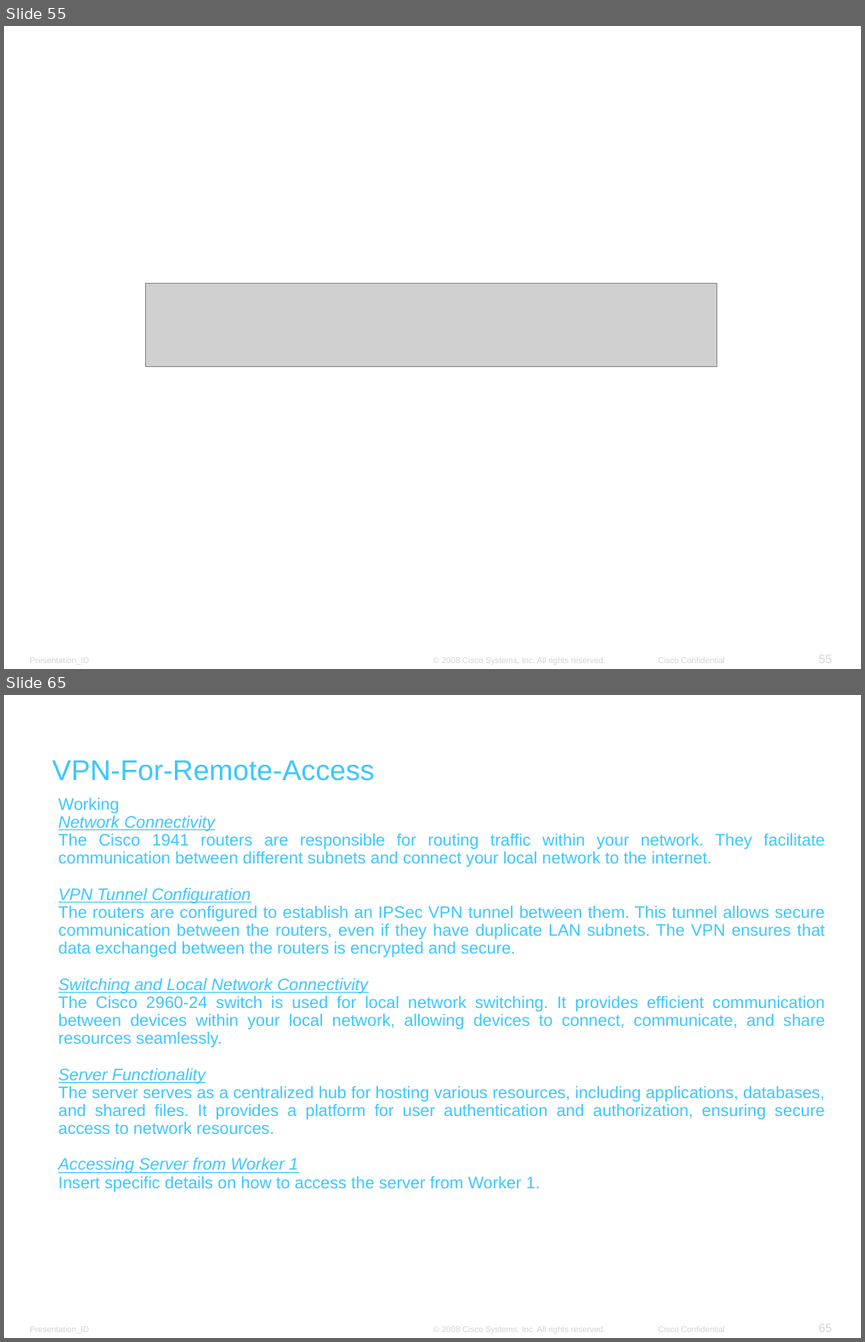
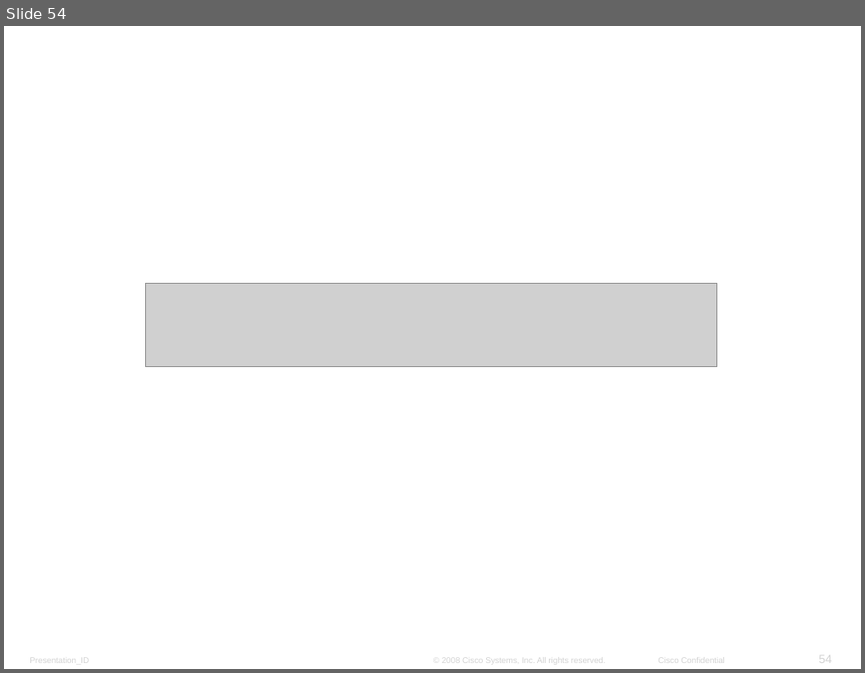
Before and after one commit to amelcharolinesgn2/ANJAR, a slide deck: ENSA_Module_8_VPN_and_IPsec_GRE tunnel.pptx. Shown one above the other, each under a label of ours: slides 55 and 65 before the commit, slide 54 after it; the slides between them are not shown. The pictures are 865x1342 and 865x673 pixels, drawn with LibreOffice and Linux fonts; fonts in the diff are those of the drawing; grey boxes stand for pictures; background and template pictures are left out. Boxes give left, top, right and bottom in pixels: in the first picture for what was removed or moved away, otherwise in the second. Text is boxed around its words. In the diff, an @@ line names an element or a change of style, - is before the commit and + after.

```diff
--- a/ENSA_Module_8_VPN_and_IPsec_GRE tunnel.pptx
+++ b/ENSA_Module_8_VPN_and_IPsec_GRE tunnel.pptx
@@ slide 65 removed at [4, 695, 861, 1338], background #FFFFFF; not listed: 4 template elements that a slide beside it also shows @@
@@ text removed at [52, 760, 375, 781] @@
-VPN-For-Remote-Access
@@ text removed at [58, 797, 825, 1191] @@
-Working
-Network Connectivity
-The Cisco 1941 routers are responsible for routing traffic within your network. They facilitate communication between different subnets and connect your local network to the internet.
-VPN Tunnel Configuration
-The routers are configured to establish an IPSec VPN tunnel between them. This tunnel allows secure communication between the routers, even if they have duplicate LAN subnets. The VPN ensures that data exchanged between the routers is encrypted and secure.
-Switching and Local Network Connectivity
-The Cisco 2960-24 switch is used for local network switching. It provides efficient communication between devices within your local network, allowing devices to connect, communicate, and share resources seamlessly.
-Server Functionality
-The server serves as a centralized hub for hosting various resources, including applications, databases, and shared files. It provides a platform for user authentication and authorization, ensuring secure access to network resources.
-Accessing Server from Worker 1
-Insert specific details on how to access the server from Worker 1.
@@ what was slide 55 is now slide 54 @@
@@ page number at [818, 655, 832, 663]: text changed @@
-55
+54
```
Also in this commit, not shown: 10 other slides removed, 16 other files.
